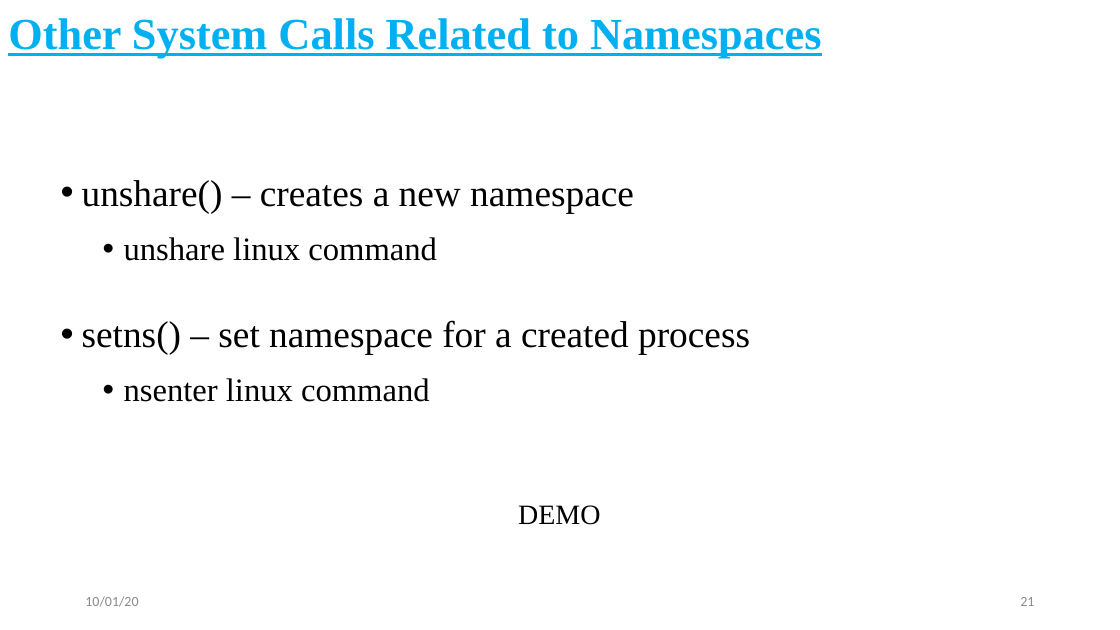
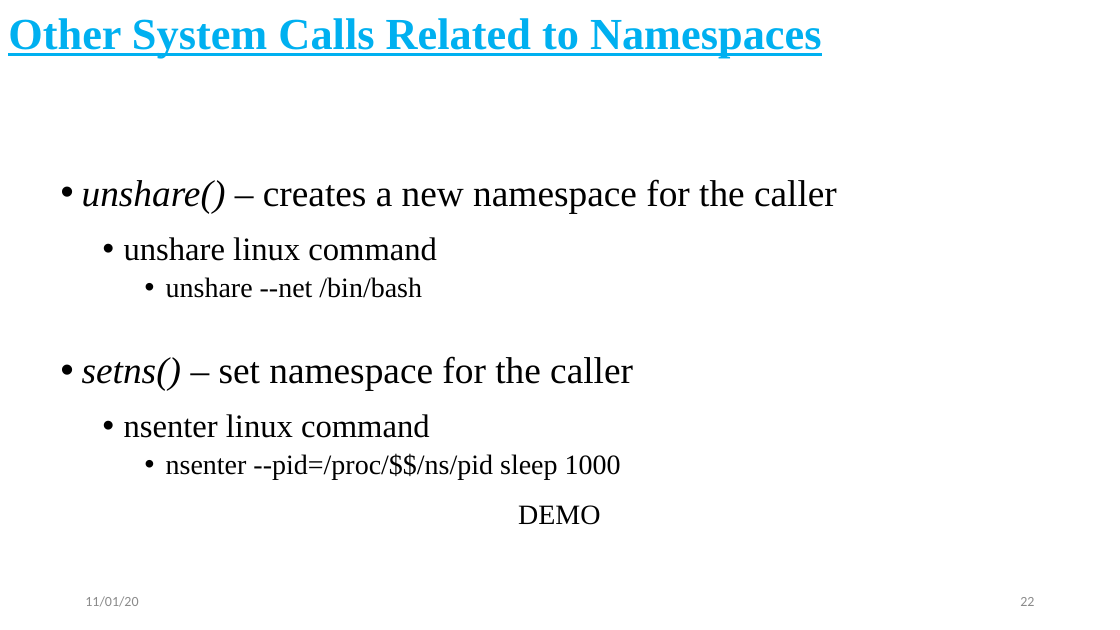
Before and after one commit to cendhu/container-namespaces, a slide deck: slide 22 of slides/containers-namespace-cgroups.pptx (slide 21 before the commit). Drawn at 1120x630 pixels with LibreOffice and Linux fonts; fonts in the diff are those of the drawing. Boxes give left, top, right and bottom in pixels: in the first picture for what was removed or moved away, otherwise in the second. Text is boxed around its words. In the diff, an @@ line names an element or a change of style, - is before the commit and + after.

Commit message:
minor edits to slides

```diff
--- a/slides/containers-namespace-cgroups.pptx
+++ b/slides/containers-namespace-cgroups.pptx
@@ text at (82,179,837,213): text changed @@
-• unshare() – creates a new namespace
+• unshare() – creates a new namespace for the caller
@@ text at (82,277,633,390): text changed @@
-• setns() – set namespace for a created process
+    • unshare --net /bin/bash
+• setns() – set namespace for the caller
@@ text at (166,453,621,480): paragraph added @@
+    • nsenter --pid=/proc/$$/ns/pid sleep 1000
@@ text at (85,596,138,607): text changed @@
-10/01/20
+11/01/20
@@ page number at (1020,597,1034,606): text changed @@
-21
+22
```
Also in this commit, not shown: 24 other slides changed, 1 slide added.
